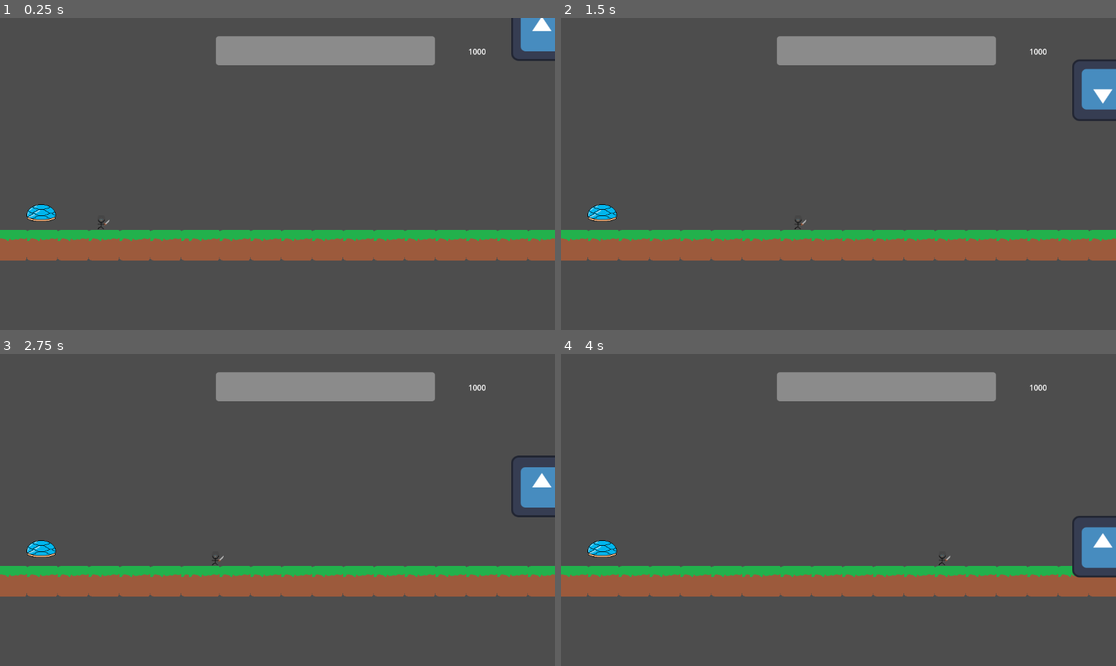
Above: before the commit, frames 1-4 (two rows, left to right).
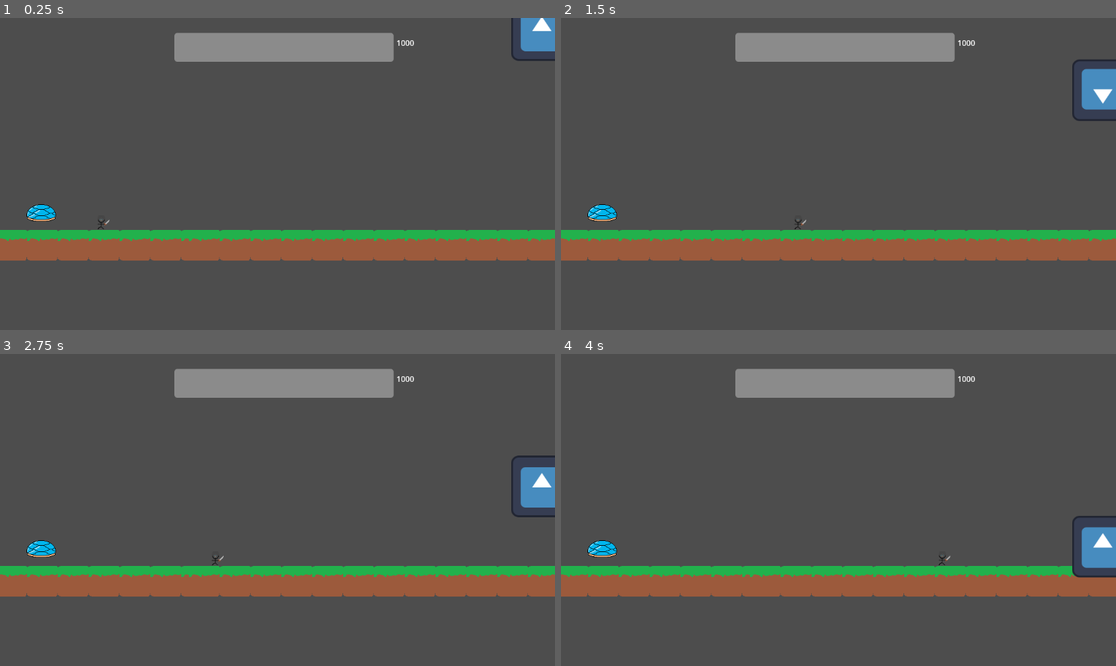
Above: after the commit, the same moments.

Repository: pbagnoud/trijam311
Game: Godot game, scene res://scene/main.tscn
Same seed, same stepped clock (60 frames per second), same inputs: the game is played once before the commit and once after it. The project has no main scene, so this scene is started directly. The engine's default icon, where the game draws it, is replaced by a stand-in: a white triangle on a blue panel in a dark square.
Inputs:
- Up to frame 1 (0.25 s): no input
- Up to frame 2 (1.5 s): tap Enter (ui_accept) at 0.5, 0.77 s; hold Right (ui_right) from 0.53 s (still down)
- Up to frame 3 (2.75 s): tap Enter (ui_accept) at 1.52 s; release Right (ui_right) at 2.03 s; hold Left (ui_left) from 2.03 s (still down)
- Up to frame 4 (4 s): release Left (ui_left) at 2.78 s; hold Right (ui_right) from 2.78 s (still down); tap Enter (ui_accept) at 3.02, 3.77 s

The runs differ from the first frame. In frame 1, 2.1% of the frame differs, in the area x 31-88%, y 4-16%; in frame 2, 2.1%; in frame 3, 2.1%; in frame 4, 2.1%.

Commit message:
rien d'important

Diff:
--- a/trijam311/scene/Boss_healthbar.tscn
+++ b/trijam311/scene/Boss_healthbar.tscn
@@ -15,8 +15,13 @@
 script = ExtResource("1_2v8ih")
 
 [node name="Boss_Health_Label" type="RichTextLabel" parent="."]
-layout_mode = 0
-offset_left = 524.0
-offset_top = 20.0
-offset_right = 632.0
-offset_bottom = 60.0
+layout_mode = 1
+anchors_preset = -1
+anchor_left = 0.002
+anchor_top = 0.026
+anchor_right = 0.002
+anchor_bottom = 0.026
+offset_left = 459.696
+offset_top = 6.972
+offset_right = 567.696
+offset_bottom = 60.972
--- a/trijam311/scene/main.tscn
+++ b/trijam311/scene/main.tscn
@@ -48,7 +48,7 @@
 tile_set = SubResource("TileSet_dtnlo")
 
 [node name="BossHealthbar" parent="." instance=ExtResource("7_r1egk")]
-offset_left = 448.0
-offset_top = 38.0
-offset_right = 903.0
-offset_bottom = 98.0
+offset_left = 362.0
+offset_top = 31.0
+offset_right = 817.0
+offset_bottom = 91.0
